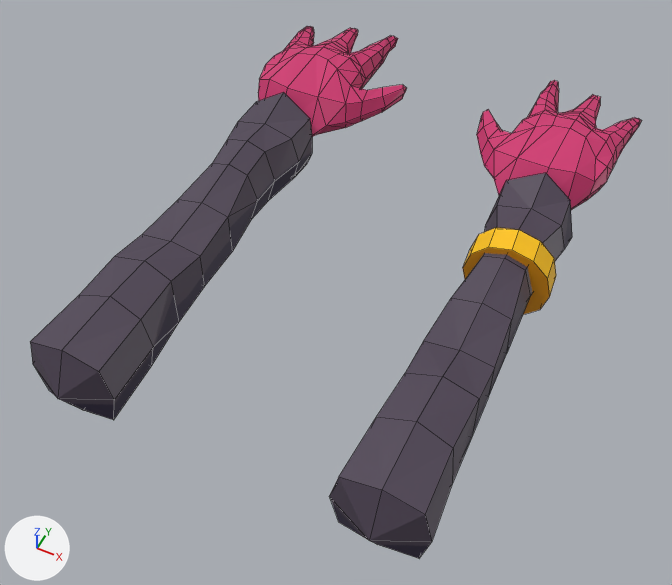
The Blender file assets/raw/viewmodel_higo.blend as it was, and as the next commit left it.
Rendered twice from a 50 mm lens placed at (1.86, -2.26, 4.48), pointed at (-0.04, 1.54, -0.28). Lighting does not change. The marker at lower left points along +X, +Y and +Z. Mesh edges are drawn as thin lines.

The scene before the commit, as lines of its bpy script (objects in view):
```python
me_arms = bpy.data.meshes.new('Arms')
me_arms.from_pydata(...)  # 284 vertices, 319 faces; spans x 0.31..1.4, y -0.15..3.95, z -0.41..0.38
me_arms.materials.append(mat_tex)
me_cylinder = bpy.data.meshes.new('Cylinder')
me_cylinder.from_pydata(...)  # 24 vertices, 14 faces; spans x -0.306..0.29, y -0.264..-0.059, z -0.293..0.295
me_cylinder.materials.append(mat_tex)
ob_arms = bpy.data.objects.new('Arms', me_arms)
ob_arms.location = (0.0, 0.0, 0.0)
_m = ob_arms.modifiers.new('Mirror', 'MIRROR')
ob_cylinder = bpy.data.objects.new('Cylinder', me_cylinder)
ob_cylinder.location = (1.019, 2.111, 0.045)
ob_cylinder.rotation_euler = (0.0, 0.0, 0.0491)  # degrees (0, 0, 2.8)
```
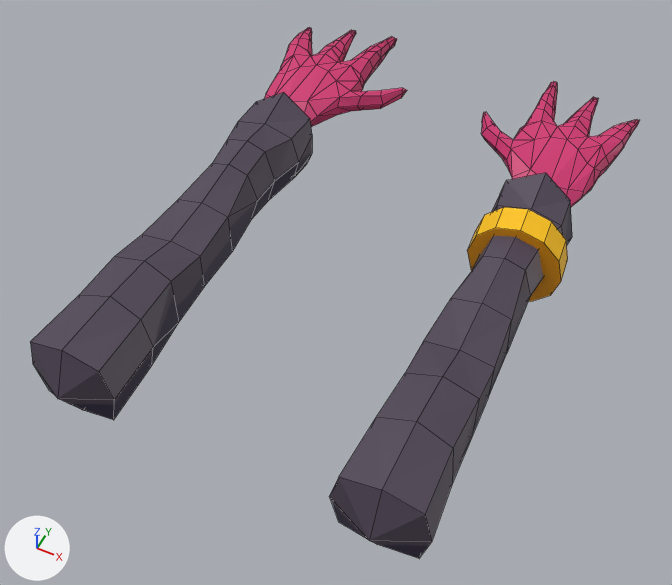
Location of each change, [x1, y1, x2, y2] in pixels of the pictures (672 x 585 px; the box of a moved part takes in the faces that stretch with it):
'Arms', reshaped: before [30, 26, 642, 558]; after [30, 27, 640, 558]
'Cylinder', mesh rescaled, moved (7% wider, 9% taller): before [463, 228, 556, 315]; after [468, 207, 568, 302]
part 1 of me_arms, moved or reshaped: before [258, 26, 642, 210]; after [264, 27, 640, 207]
part 2 of me_arms, surface changed: before [321, 42, 624, 159]; after [281, 49, 623, 164]

The change, as a list of edits to the scene's bpy script:
```text
Change me_arms:
    used by ob_arms; location = (0.0, 0.0, 0.0)
    remove me_arms.from_pydata(...)  # 284 vertices, 319 faces; spans x 0.31..1.4, y -0.15..3.95, z -0.41..0.38
    add me_arms.from_pydata(...)  # 278 vertices, 313 faces; spans x 0.31..1.39, y -0.15..3.94, z -0.41..0.37
    me_arms part 1
    12 vertices are removed from x 0.76..1.36, y 2.93..3.31, z 0.18..0.38
    31 faces are deleted
    8 vertices in x 0.71..1.4, y 2.54..3.9, z 0.11..0.18 move by (-0.01, 0.0, 0.0)
    6 vertices in x 0.68..1.37, y 3.34..3.88, z 0.17..0.26 move by (0.0, -0.01, -0.01)
    5 vertices in x 0.32..1.37, y 3.26..3.75, z 0.08..0.13 move by (0.01, 0.0, 0.01)
    5 vertices in x 0.71..1.4, y 3.54..3.73, z 0.08..0.13 move by (-0.01, 0.0, 0.01)
    5 vertices in x 0.66..1.3, y 3.54..3.87, z 0.16..0.26 move by (0.01, -0.01, 0.0)
    5 vertices in x 0.73..1.35, y 3.49..3.87, z 0.06..0.13 move by (0.0, 0.0, 0.02)
    148 vertices move from x 0.31..1.4, y 2.47..3.95, z 0.01..0.38 to x 0.31..1.39, y 2.46..3.94, z 0.04..0.29
    6 vertices are added at (1.25, 2.97, 0.23), (1.0, 3.13, 0.28), (1.23, 3.19, 0.27), (1.19, 2.99, 0.24), (0.77, 3.27, 0.27), (1.29, 3.04, 0.17)
    25 new faces join them
    me_arms part 2: 3 kept faces spanning x 0.89..1.37, y 3.13..3.38, z 0.16..0.29 get new texture (UV) coordinates
Change me_cylinder:
    where me_cylinder.from_pydata(...)  # 24 vertices, 14 faces; spans x -0.306..0.29, y -0.264..-0.059, z -0.293..0.295
    used by ob_cylinder; location = (1.019, 2.111, 0.045); rotation_euler = (0.0, 0.0, 0.0491), in degrees (0, 0, 2.8)
    me_cylinder part 3: the whole mesh is scaled about the mesh origin by 1.09
Change ob_cylinder:
    ob_cylinder.location: (1.019, 2.111, 0.045) -> (1.016, 2.295, 0.045)
```
